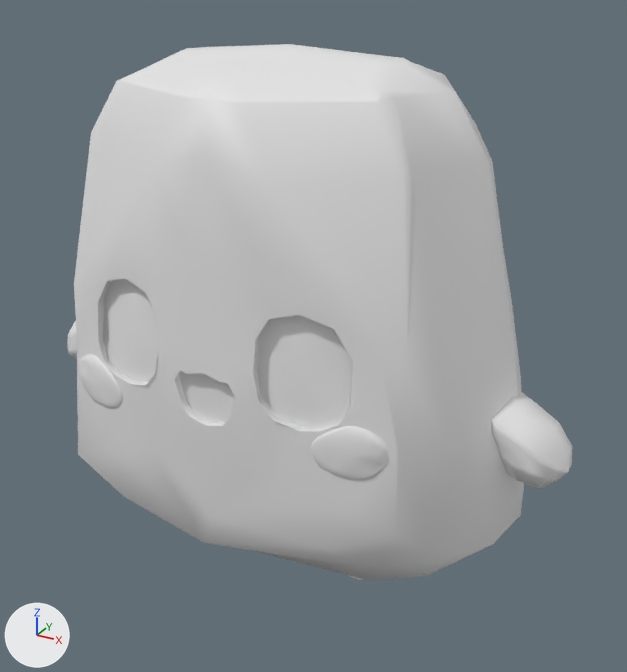
The FBX model assets/desserts/galaxy-pudding/galaxy-pudding-import.fbx: old version first, new version second.
Before and after are seen from a camera (50 mm lens) standing at (0.534, -0.901, 0.795) and looking at (0.032, 0.012, 0.338). Lighting does not change. The marker at lower left points along +X, +Y and +Z. The picture after the commit comes second.
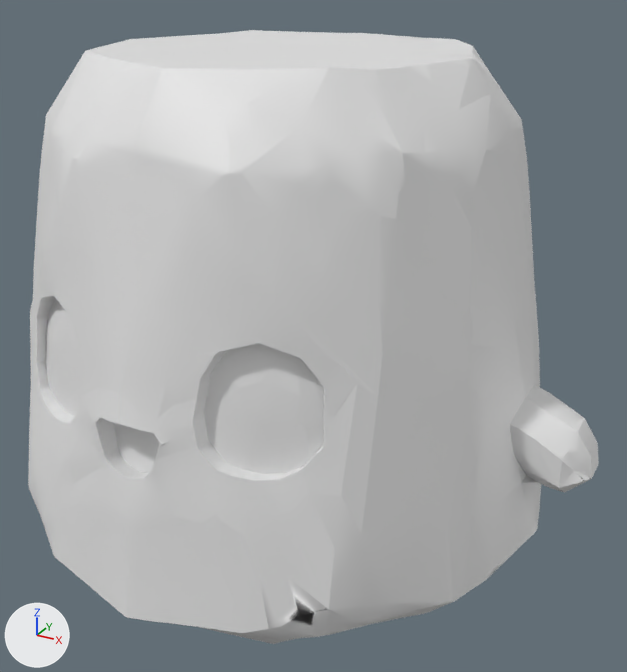
Changed parts and their boxes (x1, y1, x2, y2) in the pictures (627 x 672 px):
'Mesh_0', reshaped (13% wider, 15% taller): before (67, 44, 572, 580); after (28, 30, 599, 644)
part 1 of me_mesh_0, rebuilt (27% wider, 15% taller): before (74, 44, 524, 580); after (28, 30, 599, 644)
part 2 of me_mesh_0, deleted: before (67, 321, 572, 580)

What the commit changed:
me_mesh_0 is used by ob_mesh_0; location (0.0, 0.0, 0.0).
me_mesh_0 had 1572 vertices, 3116 faces and spanned x -0.379..0.379, y -0.19..0.193, z 0.0..0.7.
me_mesh_0 now has 2240 vertices, 4459 faces and spans x -0.407..0.407, y -0.35..0.35, z 0.0..0.7.
me_mesh_0 part 1: the loose piece of 582 vertices spanning x -0.323..0.323, y -0.19..0.193, z 0.083..0.7 is rebuilt with 2240 vertices and now spans x -0.407..0.407, y -0.35..0.35, z 0.0..0.7.
me_mesh_0 part 2: 6 loose pieces with 990 vertices, spanning x -0.379..0.379, y -0.179..0.055, z 0.0..0.344, are deleted.
